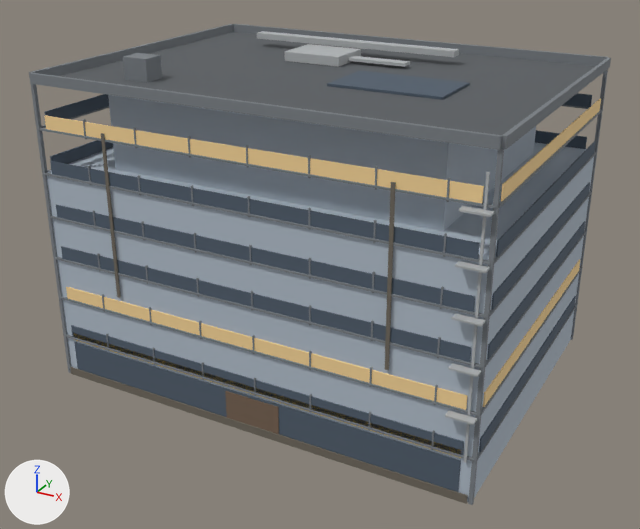
Before and after pictures for a commit that changed the glTF model public/buildings/lot_4x3.glb.
The view is the same before and after, from a 50 mm lens placed at (42.8, -40.3, 33.0), pointed at (15.4, 9.5, 8.1). Every picture has the same lights, and +X, +Y and +Z are marked at lower left. The older version comes first. Vertices at exactly the same position are counted once.

In view in the first picture: 'lot_4x3'.
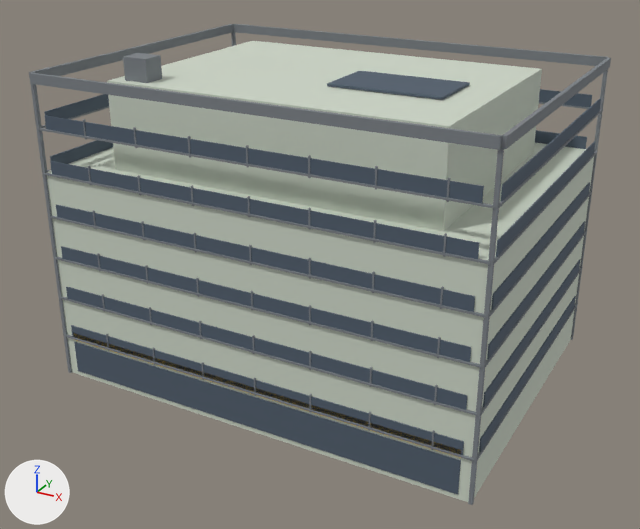
Pixel boxes (x1, y1, x2, y2) of what changed, in the pictures (640 x 529 px):
'lot_4x3', recoloured, reshaped
    both: (29, 24, 611, 505)
part 1 of me_lot_4x3, deleted
    before: (62, 31, 595, 504)
part 2 of me_lot_4x3, recoloured
    both: (45, 98, 601, 410)

What changed in the scene script:
```text
Change mat_lot_4x3:
    mat_lot_4x3.base_color: (0.45, 0.52, 0.6) -> (0.62, 0.68, 0.58)  # light grey #b3bfcb -> light grey #ced7c8
Change me_lot_4x3:
    used by ob_lot_4x3; location = (0.0, 0.0, 0.0)
    remove me_lot_4x3.from_pydata(...)  # 944 vertices, 1428 faces; spans x -0.2..30.8, y -0.8..22.8, z 0.0..22.5
    add me_lot_4x3.from_pydata(...)  # 824 vertices, 1248 faces; spans x -0.2..30.8, y -0.2..22.8, z 0.0..22.5
    me_lot_4x3 part 1: 15 loose pieces with 120 vertices, spanning x 0.2..30.5, y -0.8..22.7, z 0.0..22.0, are deleted
    me_lot_4x3 part 2: 48 faces spanning x 0.7..30.6, y -0.1..21.8, z 6.0..19.0 switch from mat_lot_4x3_lit_glass (beige #f9d799) to mat_lot_4x3_glass (greyish blue #505d6c)
    remove me_lot_4x3.materials.append(mat_lot_4x3_roof_felt)  # dark grey #595d61
    remove me_lot_4x3.materials.append(mat_lot_4x3_metal)  # grey #b1b5b6
    remove me_lot_4x3.materials.append(mat_lot_4x3_door)  # brown #766150
    remove me_lot_4x3.materials.append(mat_lot_4x3_dirt)  # brown #6f695d
```
